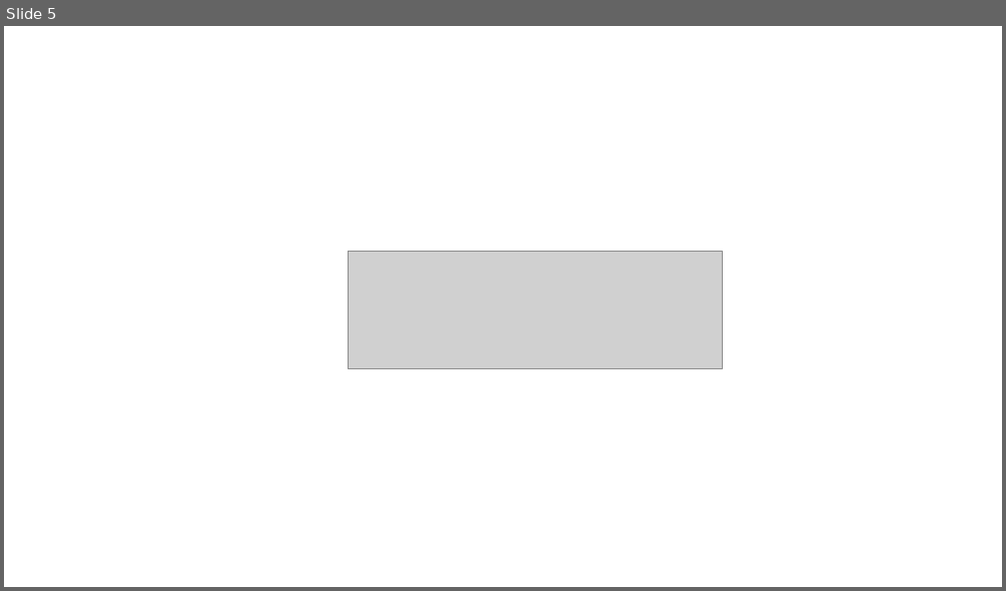
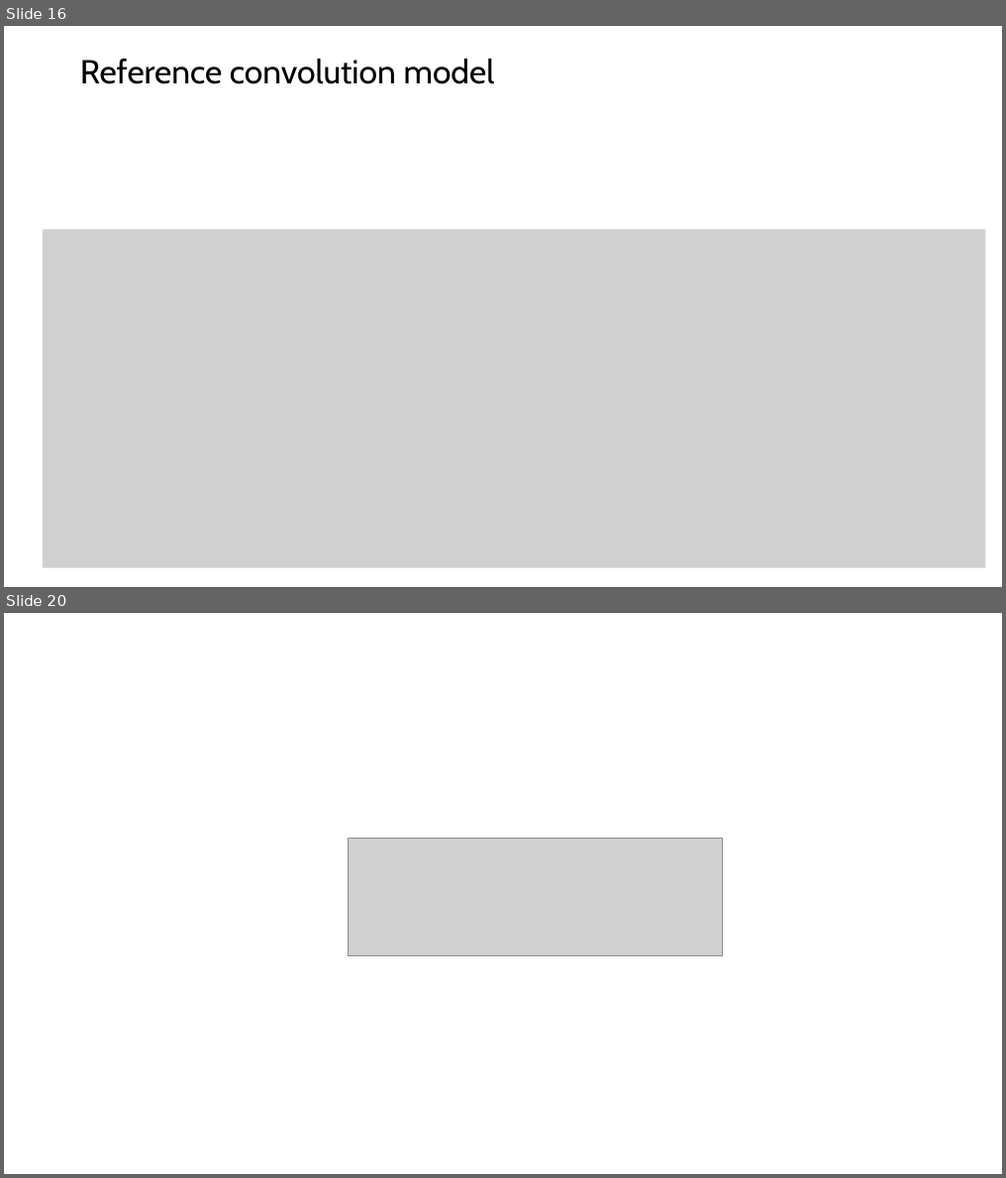
Before and after one commit to shohame/CVPR-2026, a slide deck: Docs/Hearing the Room Through the Shape of the Drum.pptx. Shown one above the other, each under a label of ours: slide 5 before the commit, slides 16 and 20 after it; the slides between them are not shown. The pictures are 1006x591 and 1006x1178 pixels, drawn with LibreOffice and Linux fonts; fonts in the diff are those of the drawing; grey boxes stand for pictures. Boxes give left, top, right and bottom in pixels: in the first picture for what was removed or moved away, otherwise in the second. Text is boxed around its words. In the diff, an @@ line names an element or a change of style, - is before the commit and + after.

```diff
--- a/Docs/Hearing the Room Through the Shape of the Drum.pptx
+++ b/Docs/Hearing the Room Through the Shape of the Drum.pptx
@@ slide 16 added at bbox=[4, 26, 1002, 587], background #FFFFFF @@
@@ title added at bbox=[80, 58, 495, 84], 32 pt, text #000000 @@
+Reference convolution model
@@ picture added at bbox=[43, 230, 986, 569] @@
@@ what was slide 5 is now slide 20 @@
```
Also in this commit, not shown: 14 other slides added, 9 other files.
